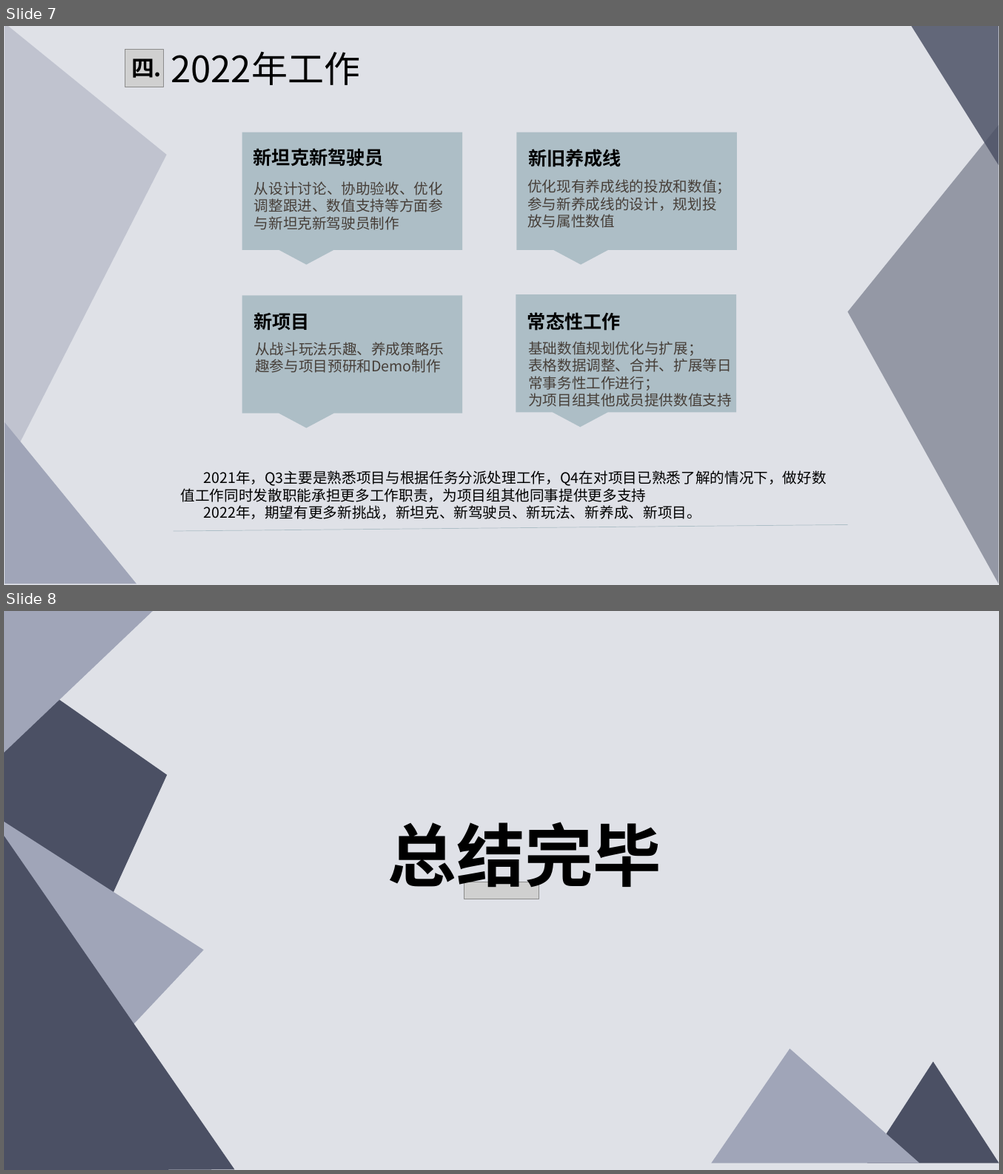
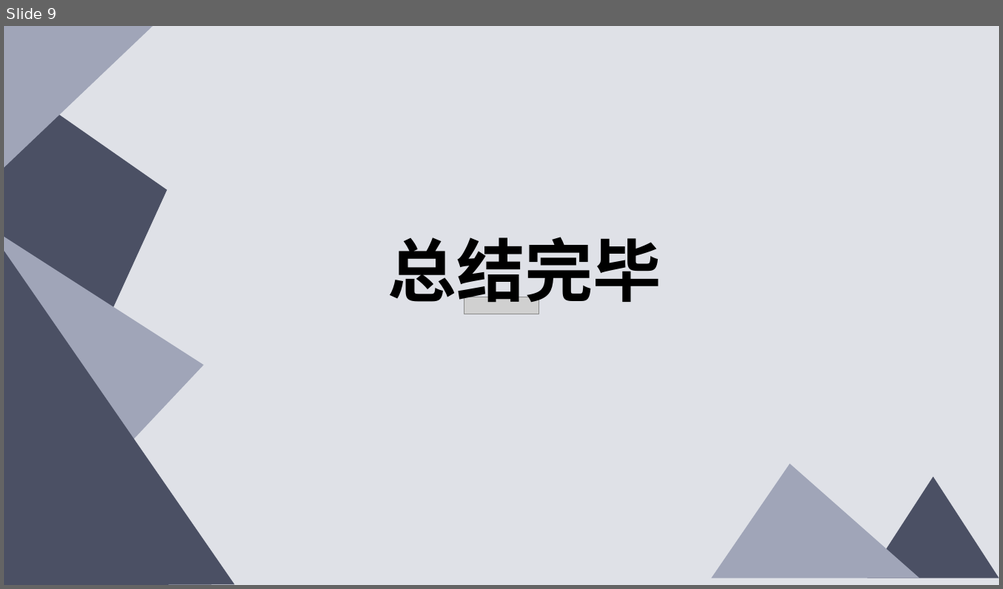
Before and after one commit to qilin0433/Myfile, a slide deck: 总结报告/祁麟2022Q4年度工作总结.pptx. Shown one above the other, each under a label of ours: slides 7 and 8 before the commit, slide 9 after it. The pictures are 1003x1174 and 1003x589 pixels, drawn with LibreOffice and Linux fonts; fonts in the diff are those of the drawing; grey boxes stand for pictures. Boxes give left, top, right and bottom in pixels: in the first picture for what was removed or moved away, otherwise in the second. Text is boxed around its words. In the diff, an @@ line names an element or a change of style, - is before the commit and + after.

```diff
--- a/总结报告/祁麟2022Q4年度工作总结.pptx
+++ b/总结报告/祁麟2022Q4年度工作总结.pptx
@@ slide 7 removed at (4,26,999,585), background #DFE1E7 @@
@@ triangle removed at (5,26,167,473) @@
@@ triangle removed at (910,26,999,165) @@
@@ picture removed at (125,49,163,87) @@
@@ text removed at (131,59,162,78) @@
-四.
@@ text removed at (170,52,360,85) @@
-2022年工作
@@ speech box removed at (242,132,462,249) @@
@@ speech box removed at (517,132,737,249) @@
@@ triangle removed at (848,126,998,585) @@
@@ text removed at (253,148,384,167) @@
-新坦克新驾驶员
@@ text removed at (528,149,621,167) @@
-新旧养成线
@@ text removed at (527,179,731,228) @@
-优化现有养成线的投放和数值；参与新养成线的设计，规划投放与属性数值
@@ text removed at (254,181,443,230) @@
-从设计讨论、协助验收、优化调整跟进、数值支持等方面参与新坦克新驾驶员制作
@@ speech box removed at (242,296,462,414) @@
@@ text removed at (253,312,310,330) @@
-新项目
@@ speech box removed at (516,295,736,412) @@
@@ text removed at (527,312,620,331) @@
-常态性工作
@@ text removed at (255,342,444,373) @@
-从战斗玩法乐趣、养成策略乐趣参与项目预研和Demo制作
@@ text removed at (528,341,731,407) @@
-基础数值规划优化与扩展；
-表格数据调整、合并、扩展等日常事务性工作进行；
-为项目组其他成员提供数值支持
@@ triangle removed at (5,423,136,584) @@
@@ text removed at (181,471,825,520) @@
-2021年，Q3主要是熟悉项目与根据任务分派处理工作，Q4在对项目已熟悉了解的情况下，做好数值工作同时发散职能承担更多工作职责，为项目组其他同事提供更多支持
-2022年，期望有更多新挑战，新坦克、新驾驶员、新玩法、新养成、新项目。
@@ line removed from (173, 532) to (848, 526) @@
@@ what was slide 8 is now slide 9 @@
```
Also in this commit, not shown: 3 slides changed, 5 slides added, 3 other slides removed, 5 other files.
